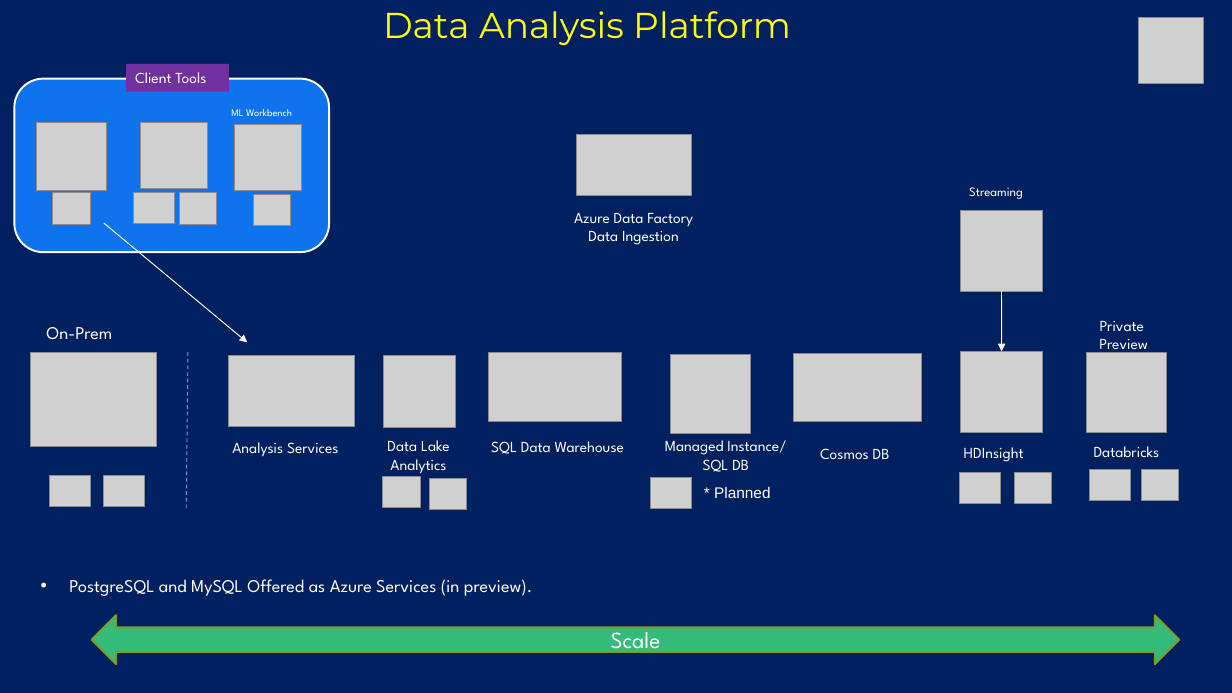
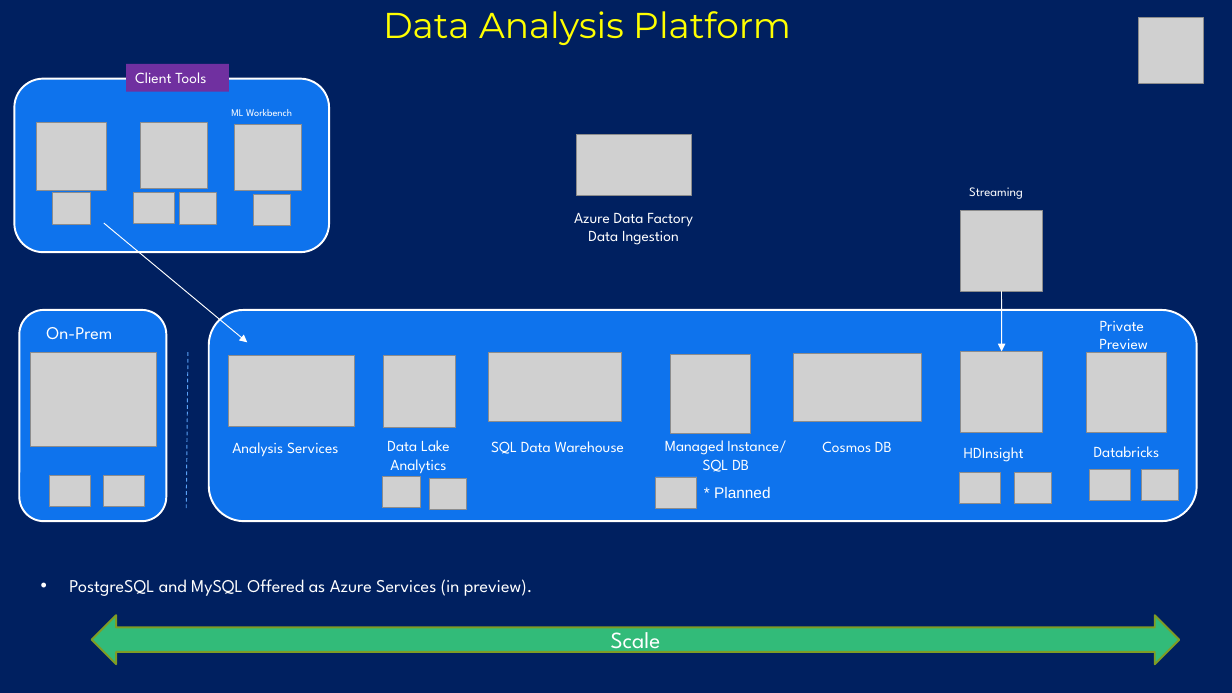
Before and after one commit to bcafferky/shared, a slide deck: slide 10 of AzureDSOverview/AzureDSOverview.pptx (slide 15 before the commit). Drawn at 1232x693 pixels with LibreOffice and Linux fonts; fonts in the diff are those of the drawing; grey boxes stand for pictures; background and template pictures are left out. Boxes give left, top, right and bottom in pixels: in the first picture for what was removed or moved away, otherwise in the second. Text is boxed around its words. In the diff, an @@ line names an element or a change of style, - is before the commit and + after.

```diff
--- a/AzureDSOverview/AzureDSOverview.pptx
+++ b/AzureDSOverview/AzureDSOverview.pptx
@@ rounded rectangle added at [19, 310, 166, 521], fill #0E73ED, outline #FFFFFF 1.5 pt @@
@@ rounded rectangle added at [209, 310, 1197, 521], fill #0E73ED, outline #FFFFFF 1.5 pt @@
@@ text "Cosmos DB": place and size @@
-text "Cosmos DB" at [820, 448, 890, 459]
+text "Cosmos DB" at [822, 441, 892, 452]
@@ picture: place and size @@
-picture at [651, 477, 692, 508]
+picture at [656, 477, 698, 508]
```
Also in this commit, not shown: 2 other slides changed, 11 slides added, 1 slide removed, 26 other files.
